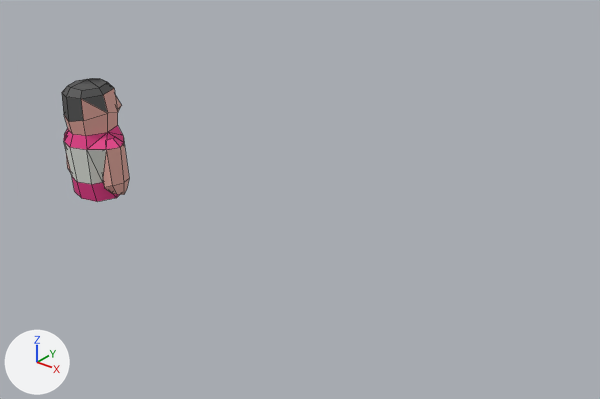
The FBX model Assets/Art/roman.fbx: old version first, new version second.
The view is the same before and after, from a 50 mm camera at (11.32, -8.37, 5.52) aimed at (4.57, 0.07, 0.28). Lighting does not change. The marker at lower left points along +X, +Y and +Z. Mesh edges are drawn as thin lines. Where no turn or scale is listed for an object, it has been applied to the vertices.

Script lines for the objects in view, before the commit:
```python
me_cube_003 = bpy.data.meshes.new('Cube.003')
me_cube_003.from_pydata(...)  # 24 vertices, 22 faces; spans x -0.215..0.245, y -0.196..0.2, z -0.851..0.186
# faces by material slot: [14, 8]
me_cube_003.materials.append(mat_skin)  # pink #e7aca1
me_cube_003.materials.append(mat_clothes)  # pink #e73989
me_cube_004 = bpy.data.meshes.new('Cube.004')
me_cube_004.from_pydata(...)  # 64 vertices, 80 faces; spans x -0.57..0.57, y -0.52..0.68, z -0.9..1.2
# faces by material slot: [18, 28, 18, 16]
me_cube_004.materials.append(mat_skin)  # pink #e7aca1
me_cube_004.materials.append(mat_clothes)  # pink #e73989
me_cube_004.materials.append(mat_hair)  # dark grey #535353
me_cube_004.materials.append(mat_armor)  # white #e3e7df
ob_roman_arm_r = bpy.data.objects.new('roman_arm_r', me_cube_003)
ob_roman_arm_r.location = (0.47, 0.0, 0.06)
ob_roman_body = bpy.data.objects.new('roman_body', me_cube_004)
ob_roman_body.location = (0.0, 0.0, 0.0)
```
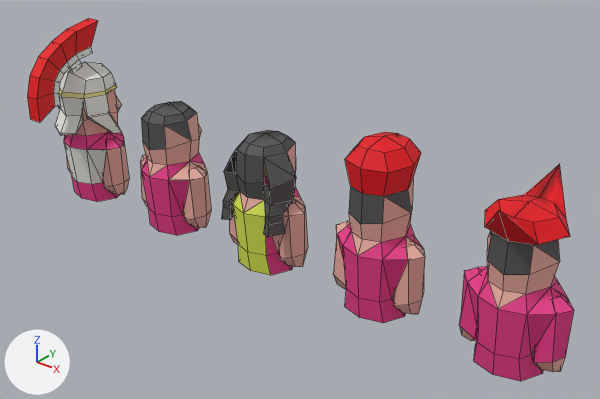
Boxes (x1, y1, x2, y2) around the edits, measured in the pictures (600 x 399 px):
'roman_body.004', added
    after: (467, 164, 570, 381)
'roman_body.003', added
    after: (337, 132, 423, 323)
'roman_body.002', added
    after: (221, 130, 305, 275)
'roman_body.001', added
    after: (140, 101, 207, 235)
'roman_griva', added (red)
    after: (27, 18, 98, 123)
'roman_helmet', added
    after: (55, 62, 121, 135)
'roman_arm_r.004', added (pink)
    after: (533, 292, 574, 372)
'roman_arm_r.003', added (pink)
    after: (394, 241, 425, 314)
'roman_arm_r.002', added
    after: (279, 200, 308, 267)
'roman_arm_r.001', added
    after: (183, 166, 211, 228)
'roman_arm_l.004', added (pink)
    after: (460, 267, 486, 341)
'roman_arm_l.003', added (pink)
    after: (333, 221, 350, 289)
'roman_arm_l.002', added
    after: (229, 215, 238, 244)
'roman_arm_l.001', added
    after: (140, 154, 148, 207)

Edits to the bpy script that builds the scene:
```text
Add ob_roman_arm_l_001:
    ob_roman_arm_l_001 = bpy.data.objects.new('roman_arm_l.001', me_cube_005)  # 24 vertices, 22 faces; spans x -0.245..0.215, y -0.196..0.2, z -0.851..0.186; in mat_skin (pink #e7aca1)
    ob_roman_arm_l_001.location = (1.53, 0.0, 0.06)
Add ob_roman_body_003:
    ob_roman_body_003 = bpy.data.objects.new('roman_body.003', me_cube_023)  # 75 vertices, 96 faces; spans x -0.57..0.57, y -0.52..0.6, z -0.9..1.64; in mat_armor (white #e3e7df), mat_skin (pink #e7aca1), mat_clothes (pink #e73989), mat_hair (dark grey #535353), mat_material (red #e70014)
    ob_roman_body_003.location = (6.0, 0.0, 0.0)
Add ob_roman_helmet:
    ob_roman_helmet = bpy.data.objects.new('roman_helmet', me_cube_021)  # 60 vertices, 52 faces; spans x -0.617..0.617, y -0.668..0.462, z 0.332..1.506; in mat_armor (white #e3e7df), mat_gold (yellow #e7dc87)
    ob_roman_helmet.location = (0.0, 0.0, 0.0)
Add ob_roman_arm_l_002:
    ob_roman_arm_l_002 = bpy.data.objects.new('roman_arm_l.002', me_cube_005.copy())
    ob_roman_arm_l_002.location = (3.53, 0.0, 0.06)
Add ob_roman_body_002:
    ob_roman_body_002 = bpy.data.objects.new('roman_body.002', me_cube_024)  # 98 vertices, 116 faces; spans x -0.62..0.62, y -0.52..0.68, z -0.9..1.2; in mat_skin (pink #e7aca1), mat_clothes (pink #e73989), mat_hair (dark grey #535353), mat_clothes_2 (yellow #d8e74f)
    ob_roman_body_002.location = (4.0, 0.0, 0.0)
Add ob_roman_body_001:
    ob_roman_body_001 = bpy.data.objects.new('roman_body.001', me_cube_025)  # 64 vertices, 84 faces; spans x -0.57..0.57, y -0.52..0.68, z -0.9..1.22; in mat_armor (white #e3e7df), mat_skin (pink #e7aca1), mat_clothes (pink #e73989), mat_hair (dark grey #535353)
    ob_roman_body_001.location = (2.0, 0.0, 0.0)
Add ob_roman_arm_r_001:
    ob_roman_arm_r_001 = bpy.data.objects.new('roman_arm_r.001', me_cube_006)  # 24 vertices, 22 faces; spans x -0.215..0.245, y -0.196..0.2, z -0.851..0.186; in mat_skin (pink #e7aca1)
    ob_roman_arm_r_001.location = (2.47, 0.0, 0.06)
Add ob_roman_arm_l_004:
    ob_roman_arm_l_004 = bpy.data.objects.new('roman_arm_l.004', me_cube_017)  # 24 vertices, 22 faces; spans x -0.245..0.215, y -0.196..0.2, z -0.851..0.186; in mat_skin (pink #e7aca1), mat_clothes (pink #e73989)
    ob_roman_arm_l_004.location = (7.53, 0.0, 0.06)
Add ob_roman_arm_r_002:
    ob_roman_arm_r_002 = bpy.data.objects.new('roman_arm_r.002', me_cube_006.copy())
    ob_roman_arm_r_002.location = (4.47, 0.0, 0.06)
Add ob_roman_arm_r_003:
    ob_roman_arm_r_003 = bpy.data.objects.new('roman_arm_r.003', me_cube_006.copy())
    ob_roman_arm_r_003.location = (6.47, 0.0, 0.06)
Add ob_roman_body_004:
    ob_roman_body_004 = bpy.data.objects.new('roman_body.004', me_cube_022)  # 75 vertices, 96 faces; spans x -0.57..0.57, y -0.81..0.8, z -0.9..1.52; in mat_armor (white #e3e7df), mat_skin (pink #e7aca1), mat_clothes (pink #e73989), mat_hair (dark grey #535353), mat_material (red #e70014)
    ob_roman_body_004.location = (8.0, 0.0, 0.0)
Add ob_roman_arm_r_004:
    ob_roman_arm_r_004 = bpy.data.objects.new('roman_arm_r.004', me_cube_018)  # 24 vertices, 22 faces; spans x -0.215..0.245, y -0.196..0.2, z -0.851..0.186; in mat_skin (pink #e7aca1), mat_clothes (pink #e73989)
    ob_roman_arm_r_004.location = (8.47, 0.0, 0.06)
Add ob_roman_griva:
    ob_roman_griva = bpy.data.objects.new('roman_griva', me_plane)  # 46 vertices, 44 faces; spans x -0.125..0.125, y -1.113..0.261, z -0.71..0.69; in mat_griva (red #e70007), mat_armor (white #e3e7df)
    ob_roman_griva.location = (0.0, 0.0, 1.48)
Add ob_roman_arm_l_003:
    ob_roman_arm_l_003 = bpy.data.objects.new('roman_arm_l.003', me_cube_005.copy())
    ob_roman_arm_l_003.location = (5.53, 0.0, 0.06)
```
